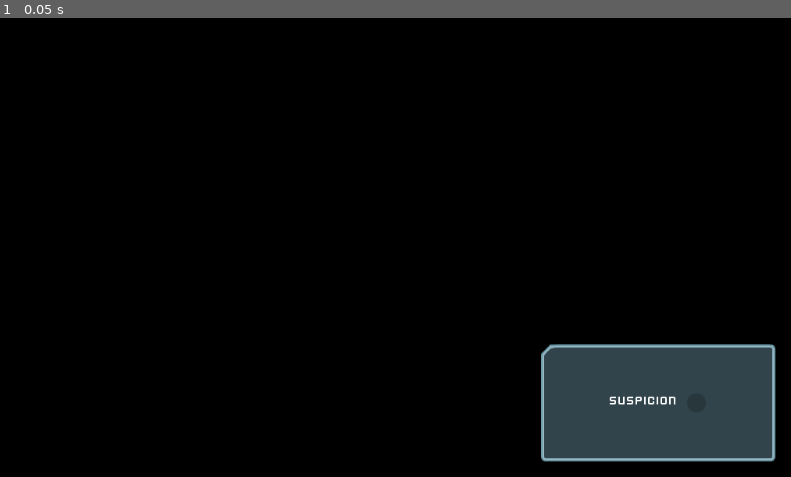
Above: before the commit, frame 1.
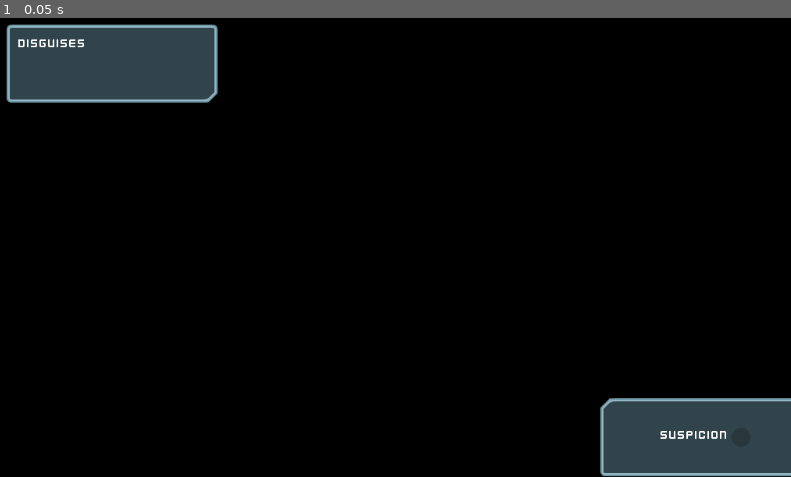
Above: after the commit, the same moment.

Repository: JhonH3avy/HeistMeisters
Game: Godot game, scene res://Scenes/GUI.tscn
The game is run twice, just before and just after one commit, with the same random seed, the same clock (stepped at 60 frames per second) and the same inputs. This scene is started directly instead of the project's main scene.
Inputs:
- Up to frame 1 (0.05 s): no input

The runs differ from the first frame. In frame 1, 11% of the frame differs, in the area x 0-100%, y 1-100%.

Commit message:
added disguises GUI for feedback to player

Diff:
--- a/Scenes/GUI.tscn
+++ b/Scenes/GUI.tscn
@@ -1,56 +1,99 @@
-[gd_scene load_steps=6 format=2]
+[gd_scene load_steps=8 format=2]
 
 [ext_resource path="res://GFX/Interface/PNG/glassPanel_cornerTL.png" type="Texture" id=1]
 [ext_resource path="res://Theme.tres" type="Theme" id=2]
 [ext_resource path="res://GFX/Interface/PNG/dot_shadow.png" type="Texture" id=3]
 [ext_resource path="res://GFX/Interface/PNG/dotRed.png" type="Texture" id=4]
 [ext_resource path="res://Scripts/SuspicionMeter.gd" type="Script" id=5]
+[ext_resource path="res://GFX/Interface/PNG/glassPanel_cornerBR.png" type="Texture" id=6]
+[ext_resource path="res://Scripts/DisguiseDisplayer.gd" type="Script" id=7]
 
 [node name="GUI" type="CanvasLayer"]
 
 [node name="SuspicionContainer" type="NinePatchRect" parent="."]
+editor/display_folded = true
 anchor_left = 1.0
 anchor_top = 1.0
 anchor_right = 1.0
 anchor_bottom = 1.0
-margin_left = -320.0
-margin_top = -170.0
-margin_right = -20.0
-margin_bottom = -20.0
+margin_left = -244.0
+margin_top = -101.0
+margin_right = 26.0
+margin_bottom = -1.0
 texture = ExtResource( 1 )
 patch_margin_left = 12
 patch_margin_top = 12
 patch_margin_right = 12
 patch_margin_bottom = 12
+__meta__ = {
+"_edit_group_": true
+}
 
 [node name="CenterContainer" type="CenterContainer" parent="SuspicionContainer"]
 anchor_right = 1.0
 anchor_bottom = 1.0
 
-[node name="HSplitContainer" type="HSplitContainer" parent="SuspicionContainer/CenterContainer"]
-margin_left = 88.0
-margin_top = 63.0
-margin_right = 211.0
-margin_bottom = 87.0
+[node name="HBoxContainer" type="HBoxContainer" parent="SuspicionContainer/CenterContainer"]
+margin_left = 77.0
+margin_top = 38.0
+margin_right = 192.0
+margin_bottom = 62.0
 mouse_filter = 2
 size_flags_horizontal = 3
 size_flags_vertical = 3
 
-[node name="Label" type="Label" parent="SuspicionContainer/CenterContainer/HSplitContainer"]
+[node name="Label" type="Label" parent="SuspicionContainer/CenterContainer/HBoxContainer"]
 margin_right = 87.0
 margin_bottom = 24.0
 size_flags_vertical = 1
 theme = ExtResource( 2 )
 text = "Suspicion"
 
-[node name="SuspicionMeter" type="TextureProgress" parent="SuspicionContainer/CenterContainer/HSplitContainer" groups=[
+[node name="SuspicionMeter" type="TextureProgress" parent="SuspicionContainer/CenterContainer/HBoxContainer" groups=[
 "suspicion_meter",
 ]]
-margin_left = 99.0
-margin_right = 123.0
+margin_left = 91.0
+margin_right = 115.0
 margin_bottom = 24.0
 size_flags_vertical = 3
 texture_under = ExtResource( 3 )
 texture_progress = ExtResource( 4 )
 fill_mode = 3
 script = ExtResource( 5 )
+
+[node name="DisguiseContainer" type="NinePatchRect" parent="."]
+margin_left = 20.0
+margin_top = 20.0
+margin_right = 290.0
+margin_bottom = 120.0
+theme = ExtResource( 2 )
+texture = ExtResource( 6 )
+patch_margin_left = 12
+patch_margin_top = 12
+patch_margin_right = 12
+patch_margin_bottom = 12
+
+[node name="VBoxContainer" type="VBoxContainer" parent="DisguiseContainer"]
+anchor_right = 1.0
+anchor_bottom = 1.0
+margin_left = 15.0
+margin_top = 15.0
+margin_right = -15.0
+margin_bottom = -15.0
+
+[node name="Label" type="Label" parent="DisguiseContainer/VBoxContainer"]
+margin_right = 240.0
+margin_bottom = 18.0
+text = "Disguises"
+
+[node name="DisguiseDisplayer" type="ItemList" parent="DisguiseContainer/VBoxContainer" groups=[
+"disguise_ui",
+]]
+margin_top = 22.0
+margin_right = 240.0
+margin_bottom = 70.0
+size_flags_vertical = 3
+max_columns = 7
+same_column_width = true
+icon_scale = 0.5
+script = ExtResource( 7 )
--- /dev/null
+++ b/Scripts/DisguiseDisplayer.gd
@@ -0,0 +1,8 @@
+extends ItemList
+
+onready var box_sprite = load(Global.box_sprite)
+
+func update_disguises(number):
+	clear()
+	for i in range(number):
+		add_icon_item(box_sprite, false)
--- a/Scripts/Player.gd
+++ b/Scripts/Player.gd
@@ -28,6 +28,7 @@
 	Global.Player = self
 	vision_mode = available_vision_modes.DARK
 	get_tree().call_group("vision_interface", "dark_vision_mode")
+	get_tree().call_group("disguise_ui", "update_disguises", disguises)
 	reveal()
 
 
@@ -102,6 +103,7 @@
 	velocity_multiplier = disguise_slowdown
 	$DisguiseLifetime.start()
 	is_disguised = true
+	get_tree().call_group("disguise_ui", "update_disguises", disguises)
 
 
 func reveal():
--- a/Theme.tres
+++ b/Theme.tres
@@ -23,6 +23,8 @@
 texture = ExtResource( 4 )
 region_rect = Rect2( 0, 0, 100, 100 )
 
+[sub_resource type="StyleBoxEmpty" id=7]
+
 [sub_resource type="DynamicFont" id=6]
 font_data = ExtResource( 5 )
 
@@ -43,6 +45,20 @@
 Button/styles/hover = SubResource( 2 )
 Button/styles/normal = SubResource( 3 )
 Button/styles/pressed = SubResource( 4 )
+ItemList/colors/font_color = Color( 0.627451, 0.627451, 0.627451, 1 )
+ItemList/colors/font_color_selected = Color( 1, 1, 1, 1 )
+ItemList/colors/guide_color = Color( 0, 0, 0, 0.1 )
+ItemList/constants/hseparation = 4
+ItemList/constants/icon_margin = 4
+ItemList/constants/line_separation = 2
+ItemList/constants/vseparation = 2
+ItemList/fonts/font = null
+ItemList/styles/bg = SubResource( 7 )
+ItemList/styles/bg_focus = null
+ItemList/styles/cursor = null
+ItemList/styles/cursor_unfocused = null
+ItemList/styles/selected = null
+ItemList/styles/selected_focus = null
 Label/colors/font_color = Color( 1, 1, 1, 1 )
 Label/colors/font_color_shadow = Color( 0, 0, 0, 0 )
 Label/colors/font_outline_modulate = Color( 1, 1, 1, 1 )
Not shown: 1 places in Theme.tres that only renumber resources
